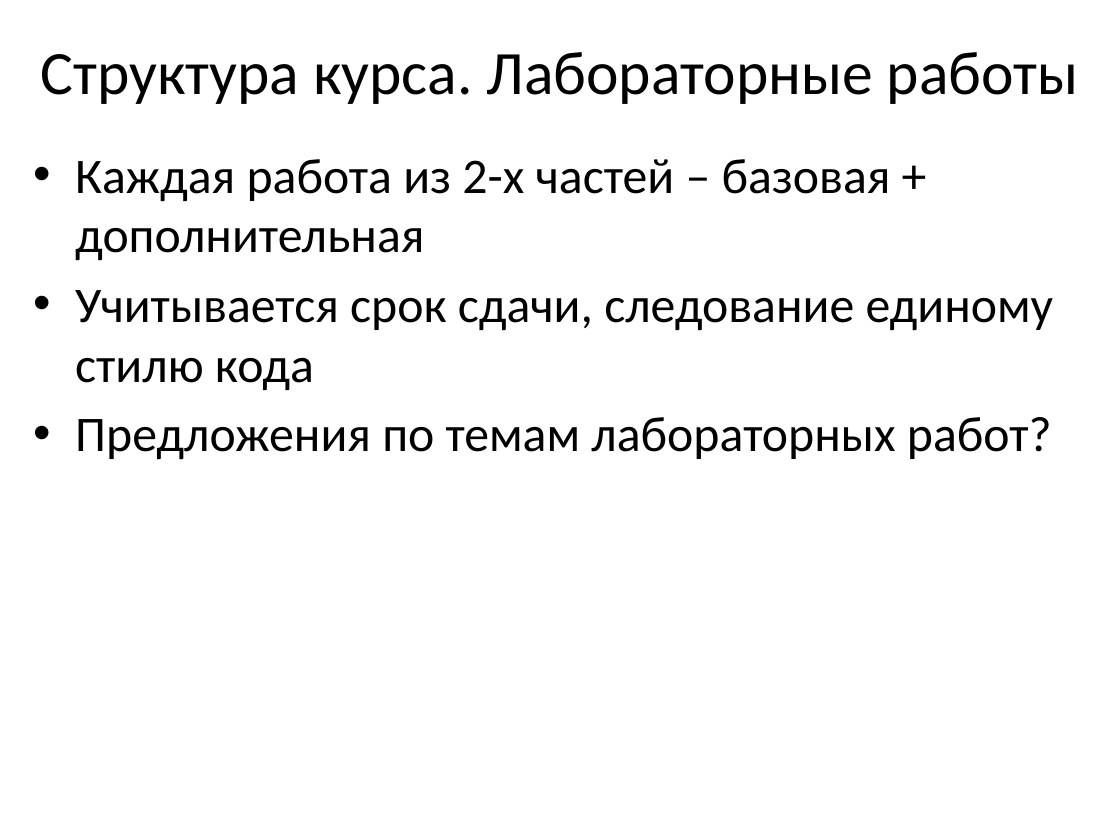
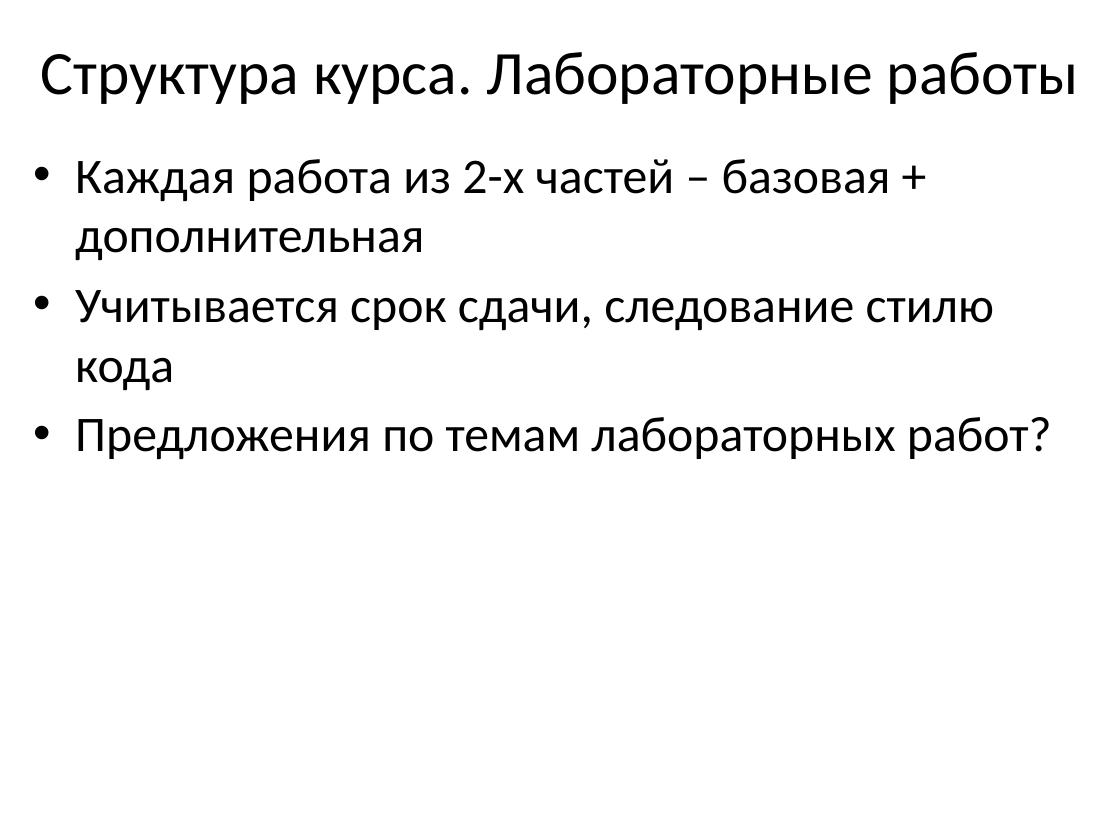
Before and after one commit to blockin90/lec_prog, a slide deck: slide 4 of Лекция 1 - ООП, модификатор доступа.pptx (slide 3 before the commit). Drawn at 1120x840 pixels with LibreOffice and Linux fonts; fonts in the diff are those of the drawing. Boxes give left, top, right and bottom in pixels: in the first picture for what was removed or moved away, otherwise in the second. Text is boxed around its words. In the diff, an @@ line names an element or a change of style, - is before the commit and + after.

```diff
--- a/Лекция 1 - ООП, модификатор доступа.pptx
+++ b/Лекция 1 - ООП, модификатор доступа.pptx
@@ text at box(75, 290, 994, 391): text changed @@
-• Учитывается срок сдачи, следование единому стилю кода
+• Учитывается срок сдачи, следование стилю кода
```
Also in this commit, not shown: 7 other slides changed, 7 slides added, 3 slides removed, 3 other files.
